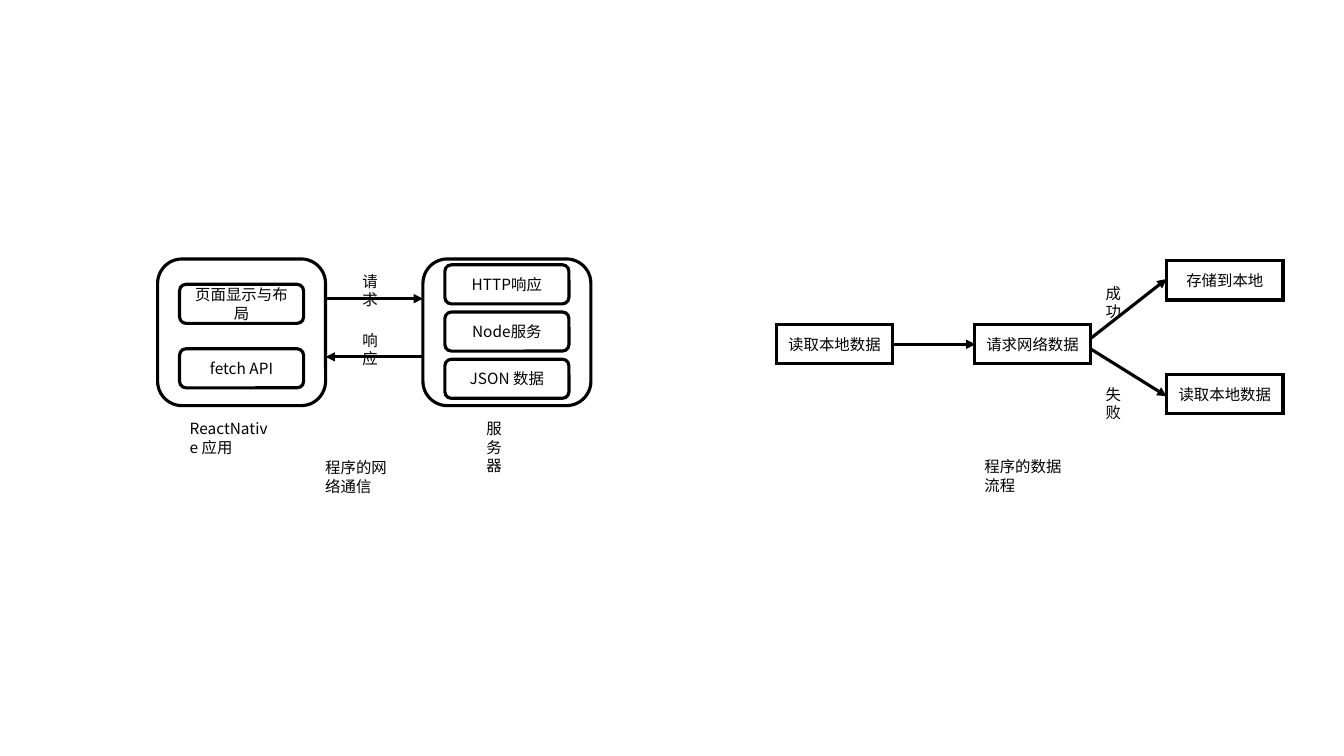
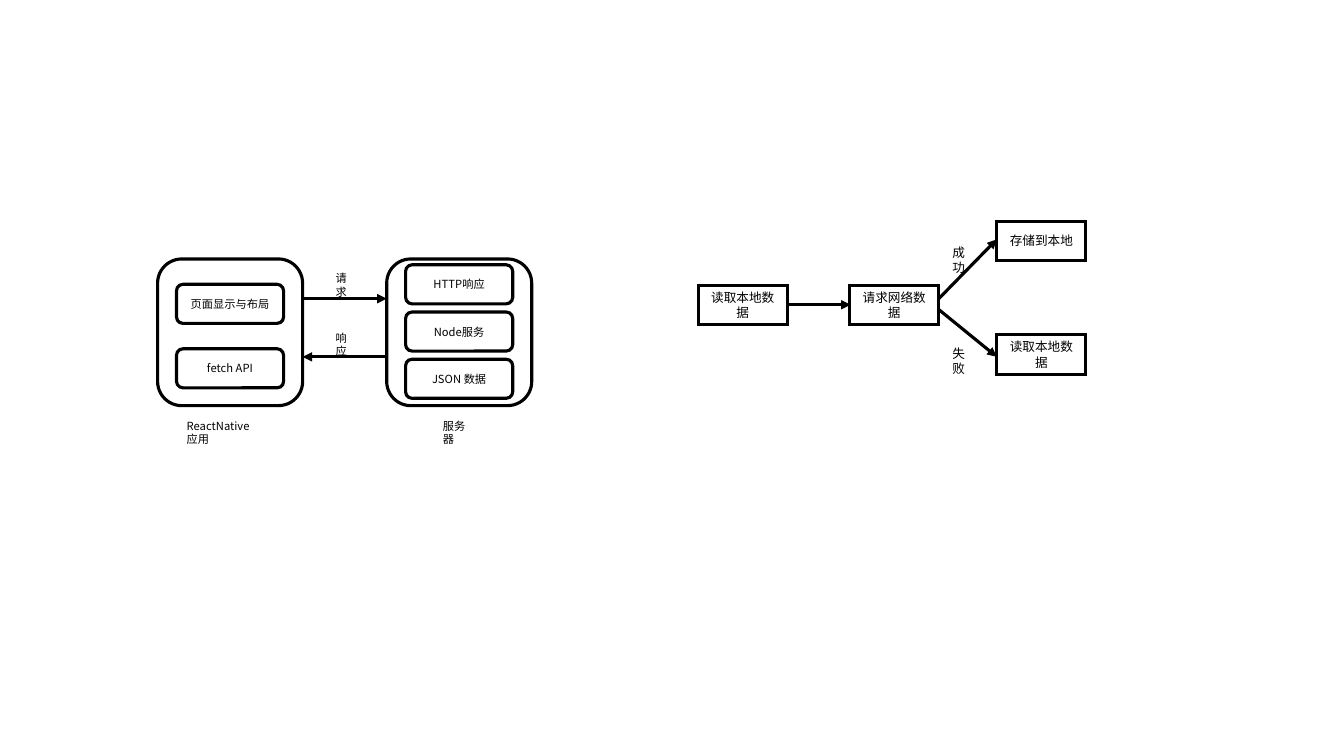
Before and after one commit to goozyshi/Gooit, a slide deck: slide 4 of Gooit自绘图标.pptx. Drawn at 1344x756 pixels with LibreOffice and Linux fonts; fonts in the diff are those of the drawing. Boxes give left, top, right and bottom in pixels: in the first picture for what was removed or moved away, otherwise in the second. Text is boxed around its words. In the diff, an @@ line names an element or a change of style, - is before the commit and + after.

```diff
--- a/Gooit自绘图标.pptx
+++ b/Gooit自绘图标.pptx
@@ rectangle "存储到本地": place and size @@
-rectangle "存储到本地" at box(1167, 261, 1284, 300)
+rectangle "存储到本地" at box(997, 222, 1086, 261)
@@ rounded rectangle: place and size @@
-rounded rectangle at box(157, 259, 326, 406)
+rounded rectangle at box(157, 259, 302, 406)
@@ text "请求": place and size @@
-text "请求" at box(362, 274, 377, 307)
+text "请求" at box(336, 273, 347, 299)
@@ rounded rectangle: place and size @@
-rounded rectangle at box(423, 259, 592, 406)
+rounded rectangle at box(387, 259, 532, 406)
@@ rounded rectangle "HTTP响应": place and size @@
-rounded rectangle "HTTP响应" at box(445, 265, 569, 304)
+rounded rectangle "HTTP响应" at box(405, 265, 512, 304)
@@ arrow moved from (1084, 345) - (1167, 279) to (933, 304) - (997, 240) @@
@@ text "成功": place and size @@
-text "成功" at box(1106, 286, 1121, 322)
+text "成功" at box(952, 246, 965, 276)
@@ rounded rectangle "页面显示与布局": place and size @@
-rounded rectangle "页面显示与布局" at box(179, 284, 303, 324)
+rounded rectangle "页面显示与布局" at box(176, 284, 283, 324)
@@ arrow moved from (326, 298) - (423, 298) to (302, 298) - (387, 298) @@
@@ rectangle "读取本地数据": place and size @@
-rectangle "读取本地数据" at box(776, 325, 893, 364)
+rectangle "读取本地数据" at box(699, 285, 787, 325)
@@ rectangle "请求网络数据": place and size @@
-rectangle "请求网络数据" at box(975, 325, 1092, 364)
+rectangle "请求网络数据" at box(850, 285, 939, 325)
@@ text "响应": place and size @@
-text "响应" at box(362, 333, 377, 365)
+text "响应" at box(336, 332, 347, 358)
@@ rounded rectangle "Node服务": place and size @@
-rounded rectangle "Node服务" at box(445, 313, 569, 352)
+rounded rectangle "Node服务" at box(405, 313, 512, 352)
@@ arrow moved from (893, 345) - (976, 345) to (787, 304) - (851, 304) @@
@@ arrow moved from (1084, 345) - (1167, 396) to (933, 304) - (997, 357) @@
@@ rounded rectangle "fetch API": place and size @@
-rounded rectangle "fetch API" at box(179, 349, 303, 388)
+rounded rectangle "fetch API" at box(176, 349, 283, 388)
@@ arrow moved from (423, 357) - (326, 357) to (387, 357) - (302, 357) @@
@@ size 11 to 8 pt in 9 elements at box(176, 284, 283, 324), box(176, 349, 283, 388), box(187, 421, 250, 444), box(336, 273, 347, 299), box(336, 332, 347, 358), box(443, 420, 465, 444), box(405, 265, 512, 304), box(405, 313, 512, 352), box(405, 359, 512, 398) @@
@@ rounded rectangle "JSON 数据": place and size @@
-rounded rectangle "JSON 数据" at box(445, 359, 569, 398)
+rounded rectangle "JSON 数据" at box(405, 359, 512, 398)
@@ text "失败": place and size @@
-text "失败" at box(1106, 387, 1121, 419)
+text "失败" at box(952, 347, 965, 374)
@@ size 11 to 9 pt in 6 elements at box(699, 285, 787, 325), box(850, 285, 939, 325), box(952, 246, 965, 276), box(952, 347, 965, 374), box(997, 222, 1086, 261), box(997, 335, 1086, 374) @@
@@ rectangle "读取本地数据": place and size @@
-rectangle "读取本地数据" at box(1167, 374, 1284, 413)
+rectangle "读取本地数据" at box(997, 335, 1086, 374)
@@ text "服务器": place and size @@
-text "服务器" at box(486, 421, 501, 472)
+text "服务器" at box(443, 420, 465, 444)
@@ text removed at box(325, 460, 387, 494) @@
-程序的网络通信
@@ text removed at box(984, 459, 1061, 493) @@
-程序的数据流程
```
Also in this commit, not shown: 9 other slides changed, 19 other files.
